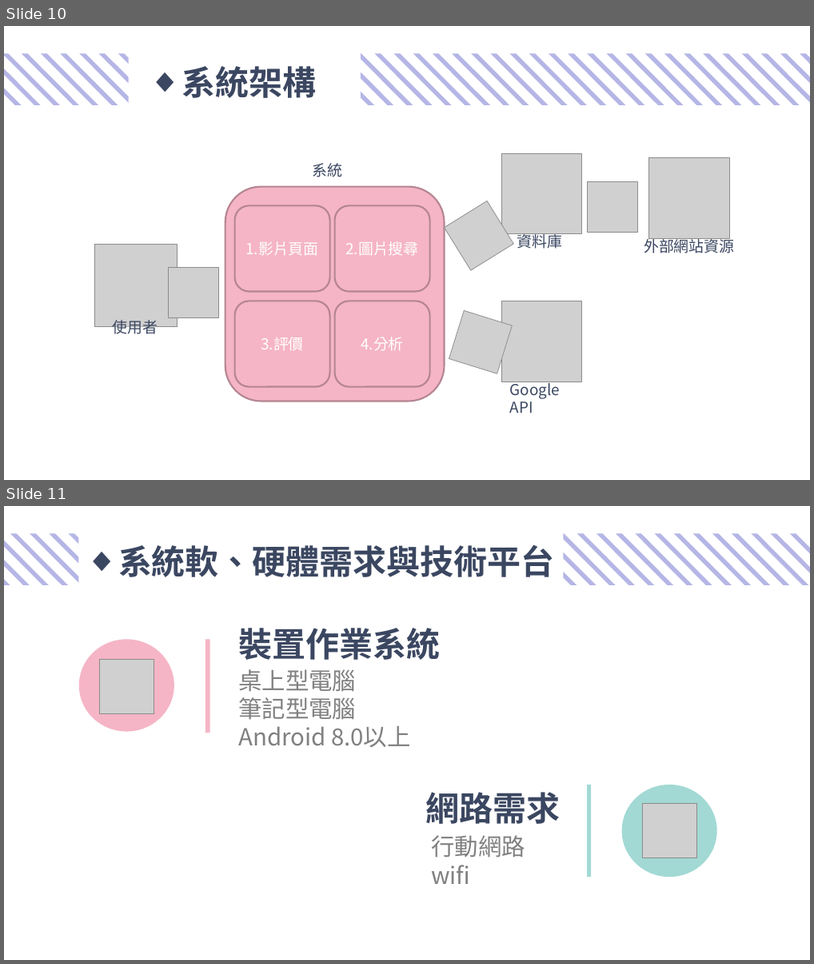
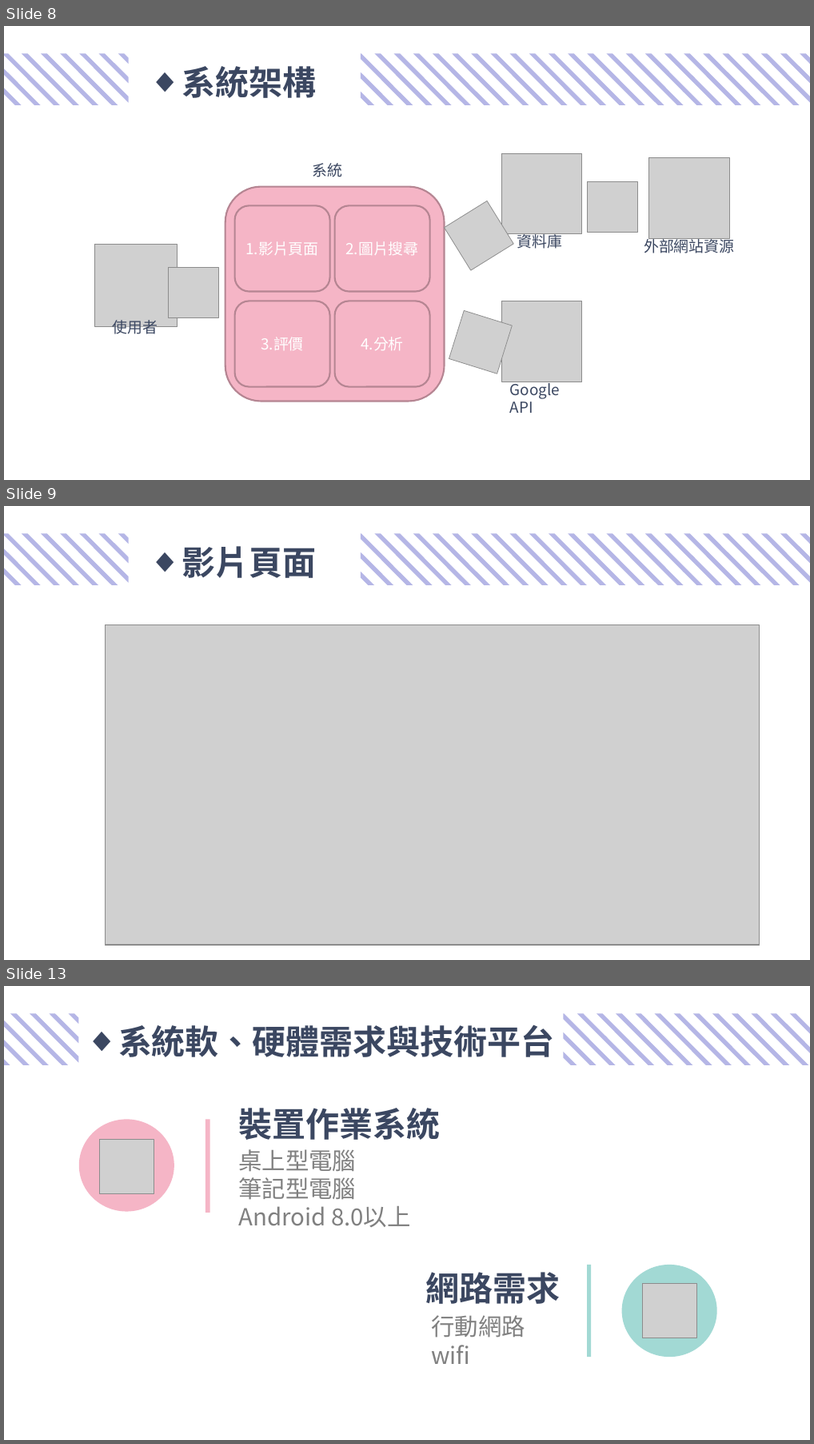
Before and after one commit to Case109504/case109504, a slide deck: 二評文件/109504二評簡報.pptx. Shown one above the other, each under a label of ours: slides 10 and 11 before the commit, slides 8, 9 and 13 after it; the slides between them are not shown. The pictures are 814x964 and 814x1444 pixels, drawn with LibreOffice and Linux fonts; fonts in the diff are those of the drawing; grey boxes stand for pictures. Boxes give left, top, right and bottom in pixels: in the first picture for what was removed or moved away, otherwise in the second. Text is boxed around its words. In the diff, an @@ line names an element or a change of style, - is before the commit and + after.

```diff
--- a/二評文件/109504二評簡報.pptx
+++ b/二評文件/109504二評簡報.pptx
@@ slide 9 added at [4, 506, 810, 960], background #FFFFFF @@
@@ group added at [4, 534, 129, 585]: 9 freeform shapes @@
@@ text added at [182, 546, 316, 578], 40 pt, text #3B4761, bold @@
+◆ 影片頁面
@@ group added at [361, 534, 810, 585]: 26 freeform shapes @@
@@ picture added at [106, 625, 759, 945] @@
@@ picture added at [106, 624, 759, 944] @@
@@ what was slide 10 is now slide 8 @@
@@ what was slide 11 is now slide 13 @@
```
Also in this commit, not shown: 8 slides changed, 7 other slides added, 3 slides removed.
